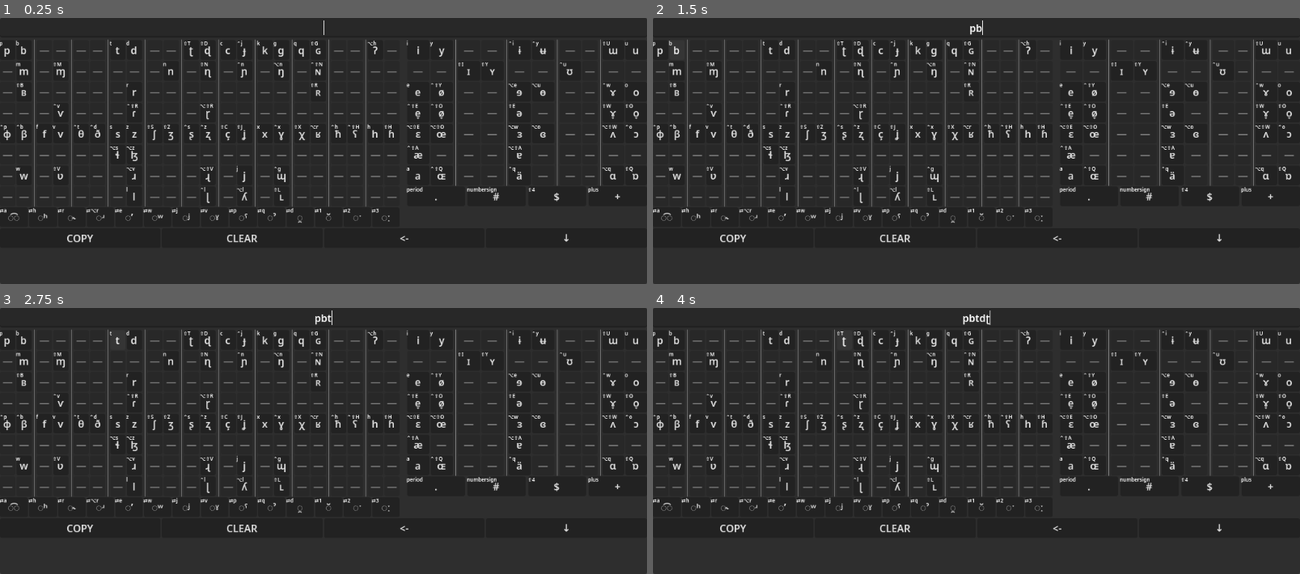
Above: before the commit, frames 1-4 (two rows, left to right).
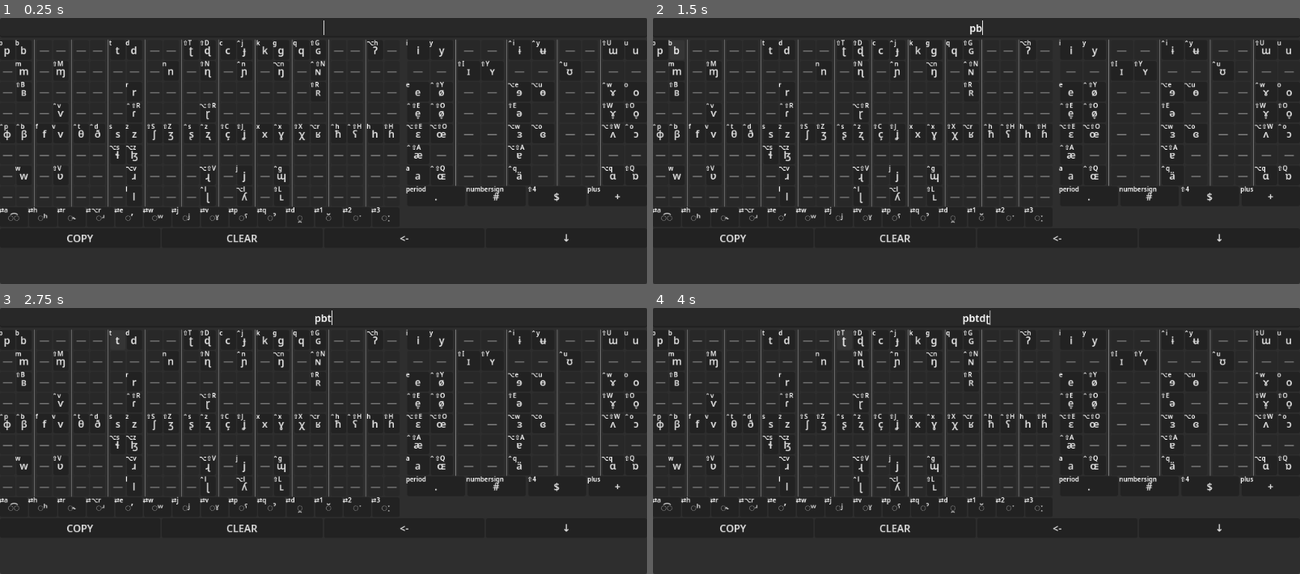
Above: after the commit, the same moments.

Repository: SeraKatha/ipa-keyboard
Game: Godot game, scene res://main.tscn
The game is run twice, just before and just after one commit, with the same random seed, the same clock (stepped at 60 frames per second) and the same inputs.
Inputs:
- Up to frame 1 (0.25 s): no input
- Up to frame 2 (1.5 s): click "p" at 0.5 s; click "b" at 1.25 s
- Up to frame 3 (2.75 s): click "t" at 2 s
- Up to frame 4 (4 s): click "d" at 2.75 s; click "ʈ" at 3.5 s

The runs differ from the first frame. In frame 1, 1.7% of the frame differs, in the area x 0-99%, y 8-74%; in frame 2, 1.7%; in frame 3, 1.7%; in frame 4, 1.7%.

Commit message:
Enlarged shortcut hints

Diff:
--- a/keyboard/keys/modifier_key.tscn
+++ b/keyboard/keys/modifier_key.tscn
@@ -1,6 +1,7 @@
 [gd_scene format=3 uid="uid://dx7j1g7c5cv1i"]
 
 [ext_resource type="Script" uid="uid://dtmkd4gqc327j" path="res://keyboard/keys/modifier_key.gd" id="1_w85qw"]
+[ext_resource type="Theme" uid="uid://wku4ni64ya0y" path="res://themes/hint.tres" id="2_v6owa"]
 
 [node name="Key" type="Button" unique_id=633097217]
 size_flags_horizontal = 3
@@ -13,8 +14,8 @@
 [node name="KeyboardHint" type="Label" parent="." unique_id=1778027851]
 unique_name_in_owner = true
 layout_mode = 0
-offset_left = -1.0
-offset_top = -1.0
-offset_right = 39.0
-offset_bottom = 22.0
-theme_override_font_sizes/font_size = 8
+offset_left = -2.0
+offset_top = -3.0
+offset_right = 38.0
+offset_bottom = 20.0
+theme = ExtResource("2_v6owa")
--- a/keyboard/keys/sound_key.tscn
+++ b/keyboard/keys/sound_key.tscn
@@ -1,6 +1,7 @@
 [gd_scene format=3 uid="uid://efvn2xxhdkox"]
 
 [ext_resource type="Script" uid="uid://perbg0818ejo" path="res://keyboard/keys/sound_key.gd" id="1_ymf0y"]
+[ext_resource type="Theme" uid="uid://wku4ni64ya0y" path="res://themes/hint.tres" id="2_046lw"]
 
 [node name="Key" type="Button" unique_id=633097217]
 size_flags_horizontal = 3
@@ -12,8 +13,8 @@
 [node name="KeyboardHint" type="Label" parent="." unique_id=1576381279]
 unique_name_in_owner = true
 layout_mode = 0
-offset_left = -1.0
-offset_top = -1.0
-offset_right = 39.0
-offset_bottom = 22.0
-theme_override_font_sizes/font_size = 8
+offset_left = -2.0
+offset_top = -3.0
+offset_right = 38.0
+offset_bottom = 20.0
+theme = ExtResource("2_046lw")
--- /dev/null
+++ b/themes/hint.tres
@@ -0,0 +1,4 @@
+[gd_resource type="Theme" format=3 uid="uid://wku4ni64ya0y"]
+
+[resource]
+default_font_size = 10
